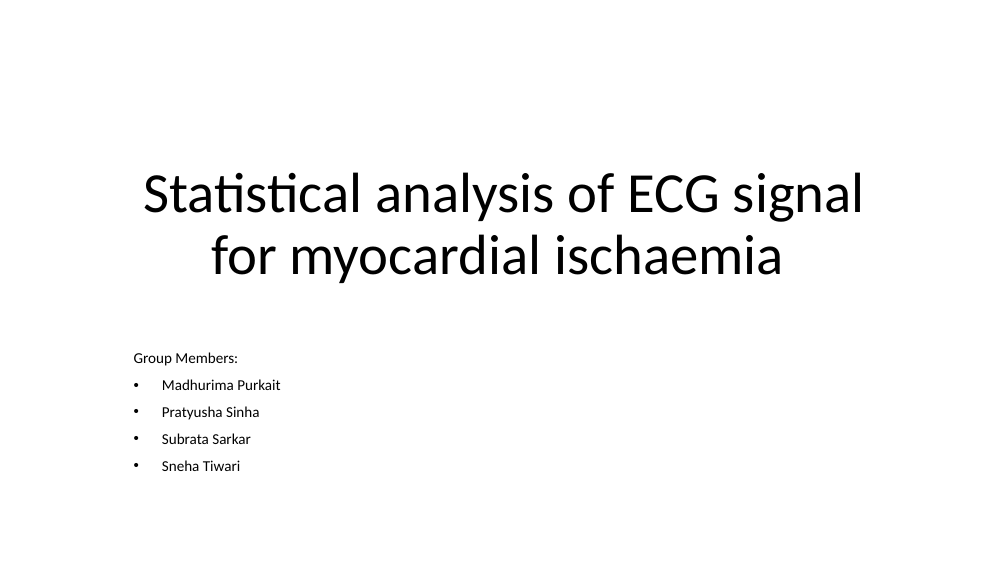
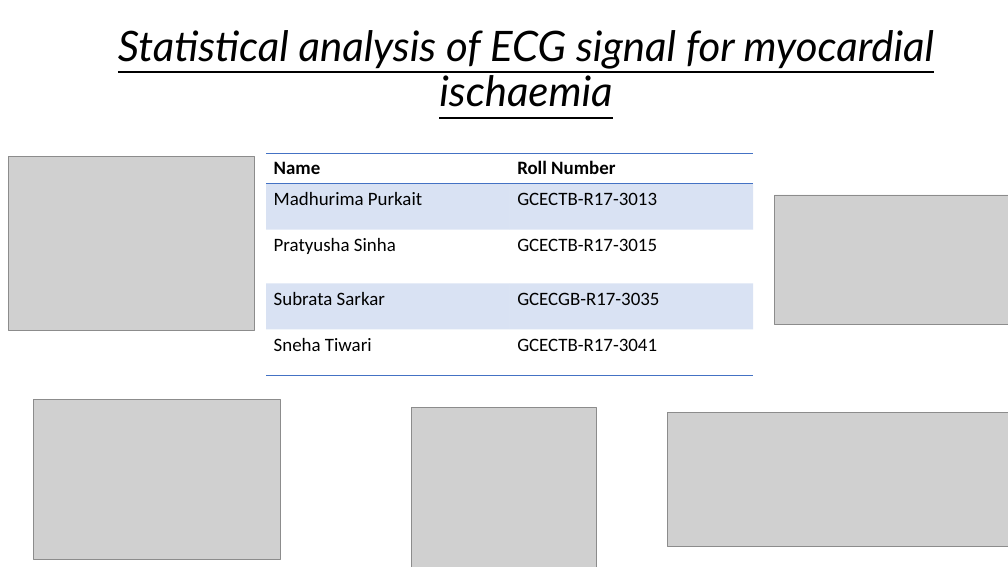
Before and after one commit to SubrataSarkar32/myocardial-ischaemia-detect, a slide deck: slide 1 of 8thsem_ECG signal for mycardial ischaemia and build solution to classify ECG.pptx. Drawn at 1008x567 pixels with LibreOffice and Linux fonts; fonts in the diff are those of the drawing; grey boxes stand for pictures. Boxes give left, top, right and bottom in pixels: in the first picture for what was removed or moved away, otherwise in the second. Text is boxed around its words. In the diff, an @@ line names an element or a change of style, - is before the commit and + after.

```diff
--- a/8thsem_ECG signal for mycardial ischaemia and build solution to classify ECG.pptx
+++ b/8thsem_ECG signal for mycardial ischaemia and build solution to classify ECG.pptx
@@ title "Statistical analysis of ECG signal ...": place and size @@
-title "Statistical analysis of ECG signal ..." at (143,172,865,283)
+title "Statistical analysis of ECG signal ..." at (118,30,934,107)
@@ title "Statistical analysis of ECG signal ..." at (118,30,934,107): size 54 to 40 pt, font Calibri to Lato, italic on, underline on @@
@@ picture added at (8,157,255,330) @@
@@ table added at (266,153,753,366), 5 rows, 2 columns @@
+Name | Roll Number
+Madhurima Purkait | GCECTB-R17-3013
+Pratyusha Sinha | GCECTB-R17-3015
+Subrata Sarkar | GCECGB-R17-3035
+Sneha Tiwari | GCECTB-R17-3041
@@ picture added at (775,195,1008,325) @@
@@ subtitle removed at (134,352,280,471) @@
-Group Members:
-• Madhurima Purkait
-• Pratyusha Sinha
-• Subrata Sarkar
-• Sneha Tiwari
@@ picture added at (34,400,281,560) @@
@@ picture added at (411,408,597,567) @@
@@ picture added at (668,412,1008,547) @@
```
Also in this commit, not shown: 10 other slides changed, 15 slides added, 5 other files.
